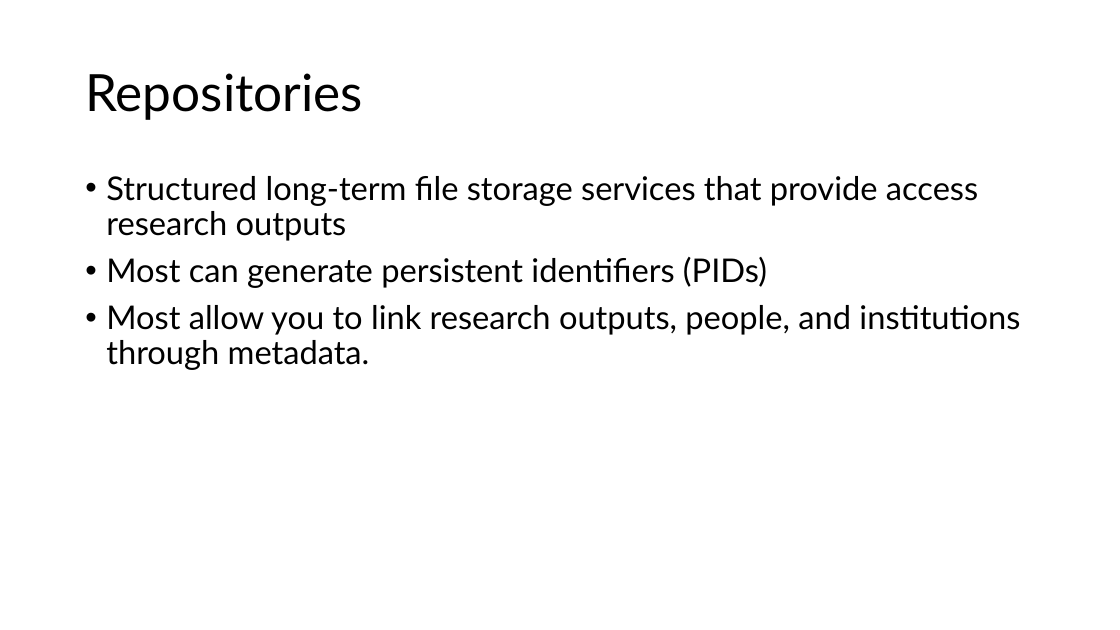
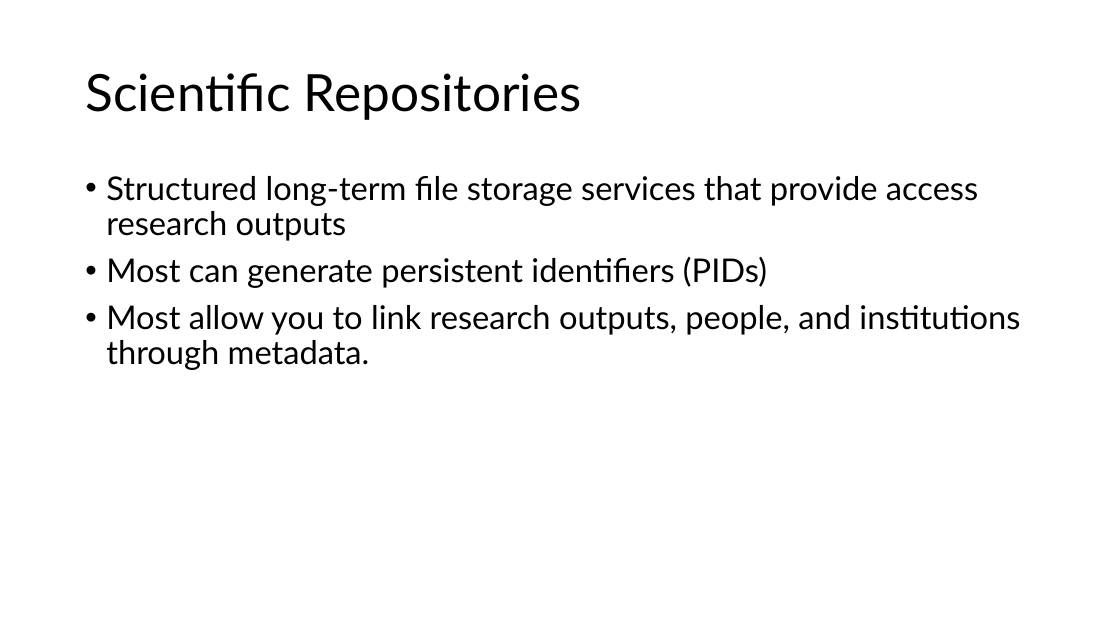
Before and after one commit to ecohealthalliance/building-blocks-of-reproducibility, a slide deck: slide 4 of talks/long_term_data_storage.pptx (slide 6 before the commit). Drawn at 1120x630 pixels with LibreOffice and Linux fonts; fonts in the diff are those of the drawing; background and template pictures are left out. Boxes give left, top, right and bottom in pixels: in the first picture for what was removed or moved away, otherwise in the second. Text is boxed around its words. In the diff, an @@ line names an element or a change of style, - is before the commit and + after.

```diff
--- a/talks/long_term_data_storage.pptx
+++ b/talks/long_term_data_storage.pptx
@@ title at [85, 73, 582, 120]: text changed @@
-Repositories
+Scientific Repositories
```
Also in this commit, not shown: 10 other slides changed, 14 other files.
